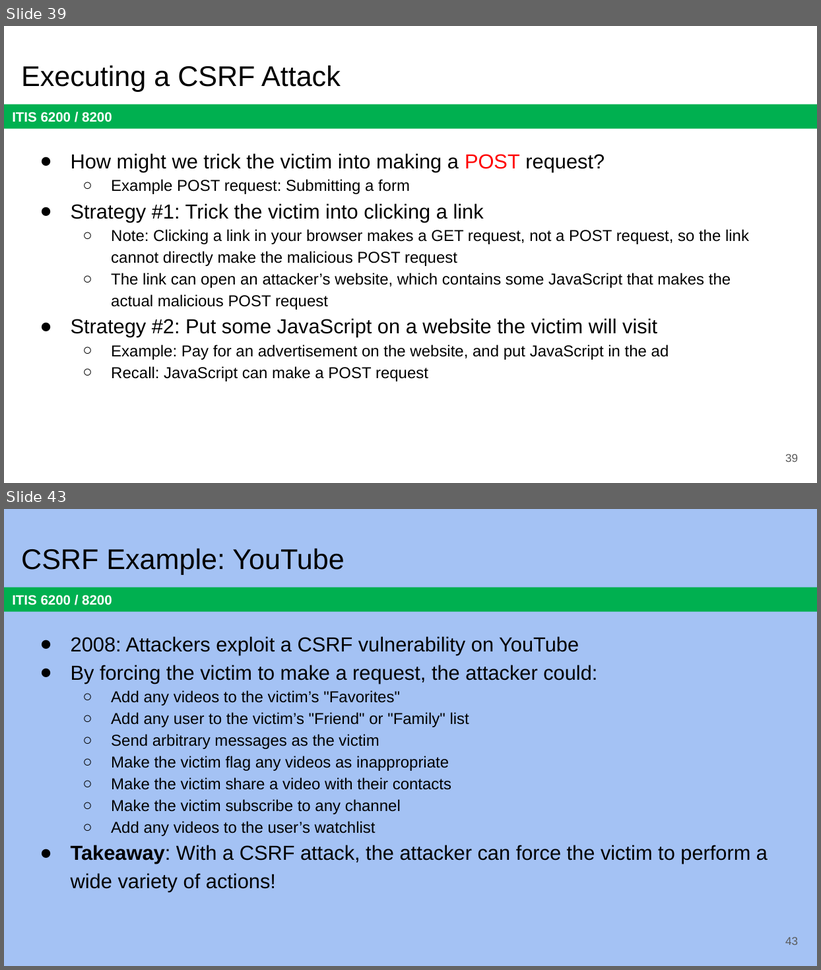
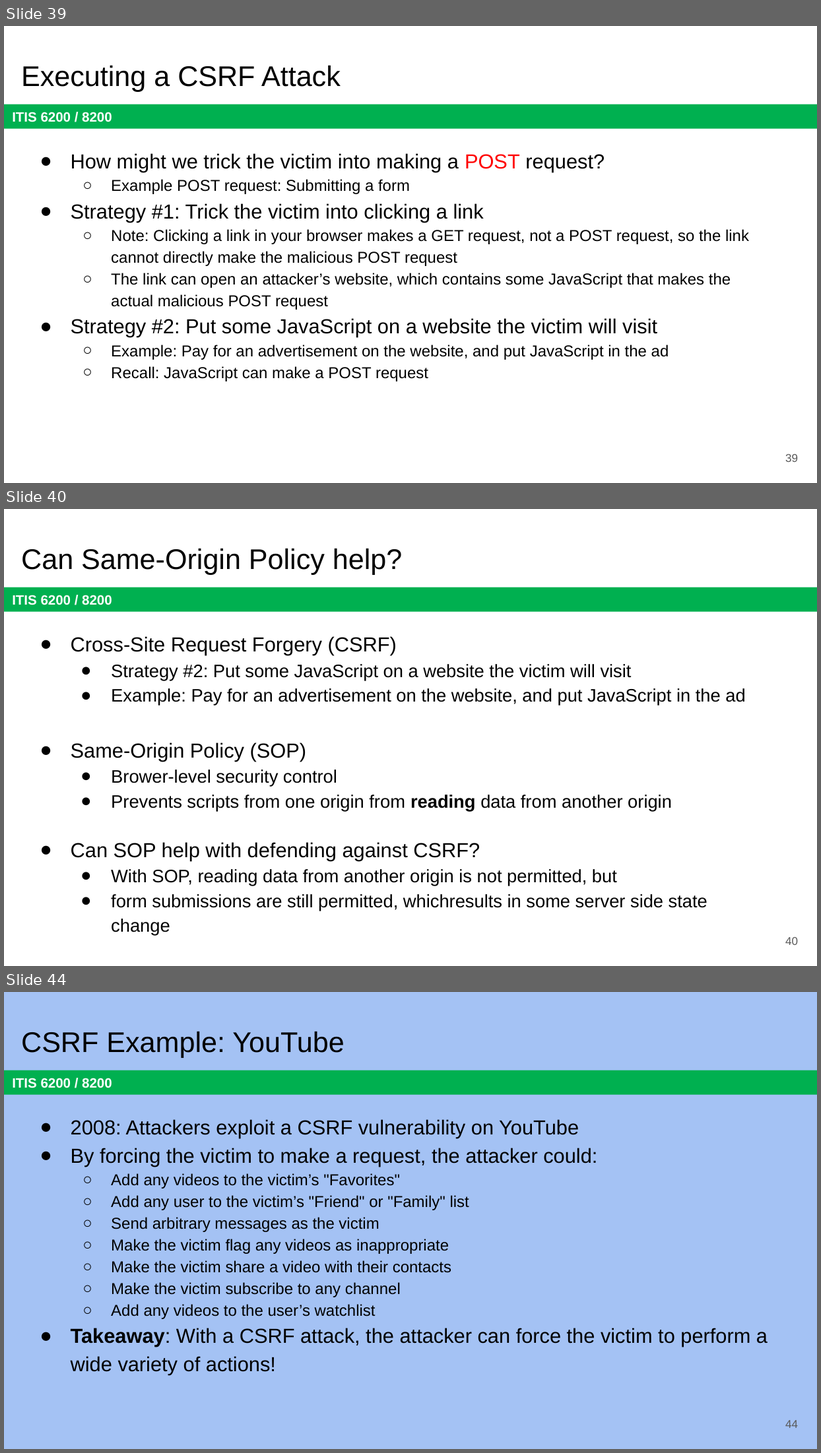
Before and after one commit to jx5c/github.io, a slide deck: teaching/ITIS6200/2023fa/lectures/lec11.pptx. Shown one above the other, each under a label of ours: slides 39 and 43 before the commit, slides 39, 40 and 44 after it; the slides between them are not shown. The pictures are 821x970 and 821x1453 pixels, drawn with LibreOffice and Linux fonts; fonts in the diff are those of the drawing. Boxes give left, top, right and bottom in pixels: in the first picture for what was removed or moved away, otherwise in the second. Text is boxed around its words. In the diff, an @@ line names an element or a change of style, - is before the commit and + after.

```diff
--- a/teaching/ITIS6200/2023fa/lectures/lec11.pptx
+++ b/teaching/ITIS6200/2023fa/lectures/lec11.pptx
@@ slide 40 added at (4, 509, 817, 966), background #FFFFFF; not listed: 1 template element that a slide beside it also shows @@
@@ title added at (21, 548, 402, 575), 25.2 pt, text #000000 @@
+Can Same-Origin Policy help?
@@ text added at (71, 636, 745, 936), 16 pt, text #000000 @@
+● Cross-Site Request Forgery (CSRF)
+  ● Strategy #2: Put some JavaScript on a website the victim will visit
+  ● Example: Pay for an advertisement on the website, and put JavaScript in the ad
+● Same-Origin Policy (SOP)
+  ● Brower-level security control
+  ● Prevents scripts from one origin from reading data from another origin
+● Can SOP help with defending against CSRF?
+  ● With SOP, reading data from another origin is not permitted, but
+  ● form submissions are still permitted, whichresults in some server side state change
@@ page number added at (785, 937, 798, 945), 10 pt, text #595959 @@
+40
@@ what was slide 43 is now slide 44 @@
@@ page number at (785, 1420, 798, 1428): text changed @@
-43
+44
```
Also in this commit, not shown: 2 slides changed, 1 other file.
